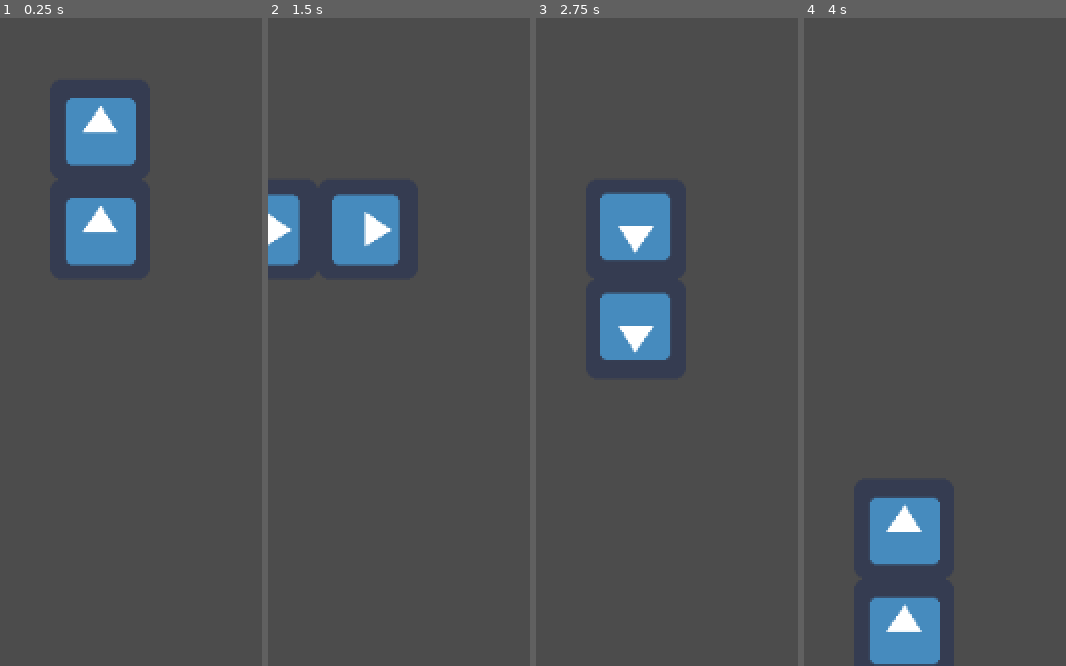
Above: before the commit, frames 1-4 (left to right).
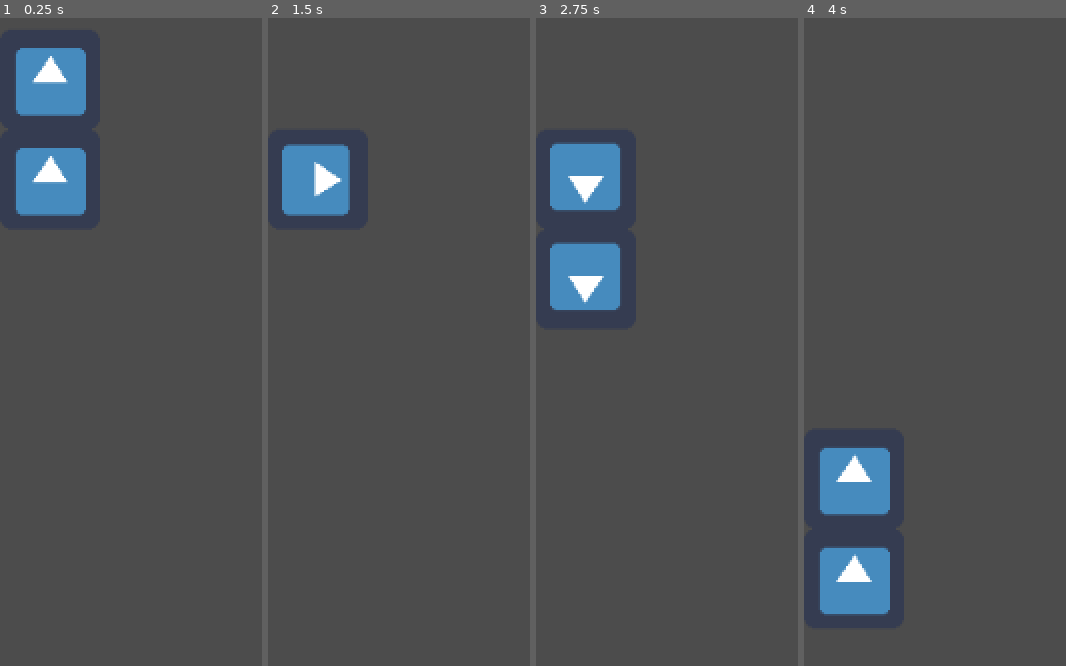
Above: after the commit, the same moments.

Repository: KavehNejad/Hack-2023
Game: Godot game, scene res://src/scenes/world.tscn
Two runs of this game, one before a commit and one after it. Both use one fixed random seed, a clock stepped at 60 frames per second and the inputs below. The engine's default icon, where the game draws it, is replaced by a stand-in: a white triangle on a blue panel in a dark square.
Inputs:
- Up to frame 1 (0.25 s): no input
- Up to frame 2 (1.5 s): tap Enter at 0.5 s; hold Right (right) from 0.53 s (still down); tap Up (jump) at 0.77 s; tap Space at 1.25 s
- Up to frame 3 (2.75 s): tap Up (jump) at 1.52 s; release Right (right) at 2.03 s; hold A (left) from 2.03 s (still down)
- Up to frame 4 (4 s): tap Enter at 2.75 s; release A (left) at 2.78 s; hold Right (right) from 2.78 s (still down); tap Up (jump) at 3.02, 3.77 s; tap Space at 3.5 s

The runs differ from the first frame. In frame 1, 10% of the frame differs, in the area x 6-52%, y 4-39%; in frame 2, 6.3%; in frame 3, 10%, in the area x 5-52%, y 19-53%; in frame 4, 10%.
Error after the commit: Attempt to call function 'get_used_cells' in base 'null instance' on a null instance. (res://src/scripts/world.gd:13)

Commit message:
can colide with tilemap

Diff:
--- a/super-tetris-world/src/scenes/Tutorial level.tscn
+++ b/super-tetris-world/src/scenes/Tutorial level.tscn
@@ -1,15 +1,16 @@
-[gd_scene load_steps=6 format=2]
+[gd_scene load_steps=7 format=2]
 
 [ext_resource path="res://assets/images/icon.png" type="Texture" id=1]
 [ext_resource path="res://src/scenes/Player.tscn" type="PackedScene" id=2]
+[ext_resource path="res://src/scripts/world.gd" type="Script" id=3]
 
 [sub_resource type="ConvexPolygonShape2D" id=1]
 points = PoolVector2Array( 0, 0, 32, 0, 32, 32, 0, 32 )
 
-[sub_resource type="ConvexPolygonShape2D" id=3]
+[sub_resource type="ConvexPolygonShape2D" id=2]
 points = PoolVector2Array( 64, 64, 0, 64, 0, 0, 64, 0 )
 
-[sub_resource type="TileSet" id=2]
+[sub_resource type="TileSet" id=3]
 0/name = "icon.png 0"
 0/texture = ExtResource( 1 )
 0/tex_offset = Vector2( 0, 0 )
@@ -55,26 +56,27 @@
 2/navigation_offset = Vector2( 0, 0 )
 2/shape_offset = Vector2( 0, 0 )
 2/shape_transform = Transform2D( 1, 0, 0, 1, 0, 0 )
-2/shape = SubResource( 3 )
+2/shape = SubResource( 2 )
 2/shape_one_way = false
 2/shape_one_way_margin = 1.0
 2/shapes = [ {
 "autotile_coord": Vector2( 0, 0 ),
 "one_way": false,
 "one_way_margin": 1.0,
-"shape": SubResource( 3 ),
+"shape": SubResource( 2 ),
 "shape_transform": Transform2D( 1, 0, 0, 1, 0, 0 )
 } ]
 2/z_index = 0
 
 [node name="Tutorial level" type="Node"]
+script = ExtResource( 3 )
 
 [node name="KinematicBody2D" parent="." instance=ExtResource( 2 )]
 position = Vector2( 192, 96 )
 
 [node name="TileMap" type="TileMap" parent="."]
 position = Vector2( 1, 0 )
-tile_set = SubResource( 2 )
+tile_set = SubResource( 3 )
 collision_use_kinematic = true
 format = 1
 tile_data = PoolIntArray( 262176, 2, 0, 262177, 2, 0, 262178, 2, 0, 262179, 2, 0, 262180, 2, 0, 262181, 2, 0, 327710, 2 …(1322 unchanged characters)…
--- a/super-tetris-world/src/scripts/world.gd
+++ b/super-tetris-world/src/scripts/world.gd
@@ -7,14 +7,18 @@
 func _ready():
 	var shapes = set_up_blocks_script.get_block_tyoes()
 	create_grid()
-	shapes[1].position.x = 64 * 1
-	shapes[1].position.y = 64 * 4
+	shapes[1].position.x = 64 * 1 - 32
+	shapes[1].position.y = 64 * 4 - 32
 	add_child(shapes[1])
+	var all_cells = $TileMap.get_used_cells()
+	for cell in all_cells:
+		grid[cell.y + 1][cell.x + 1] = 1
+
 
 func create_grid():
-	for y in range(10):
+	for y in range(100):
 		grid.append([])
-		for x in range(10):
+		for x in range(100):
 			grid[y].append(0)
 
 func get_block_index(x, y):
